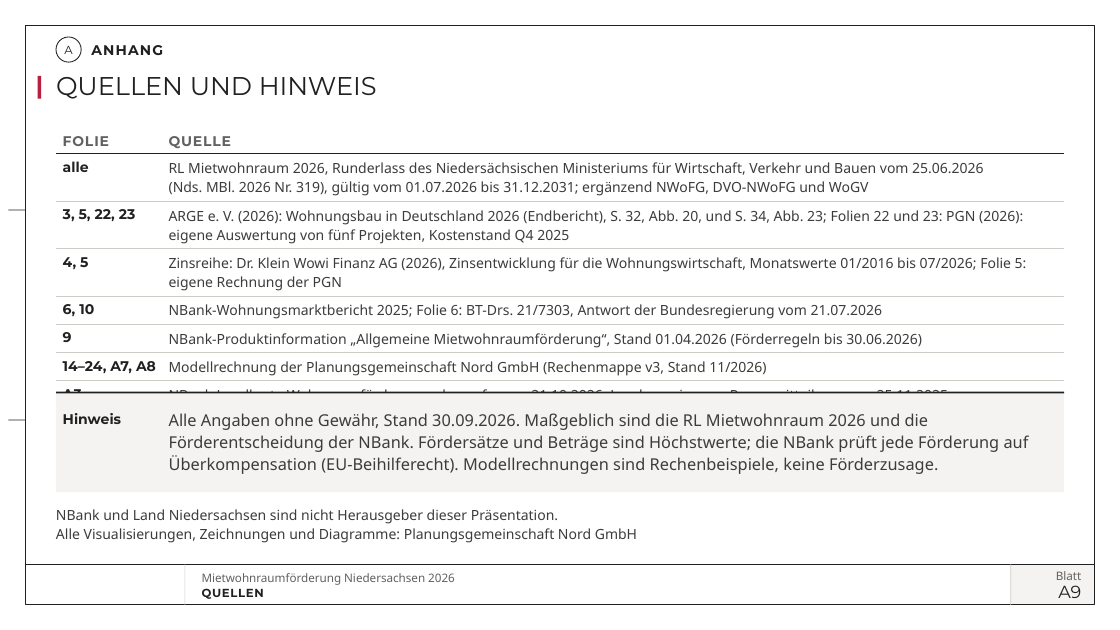
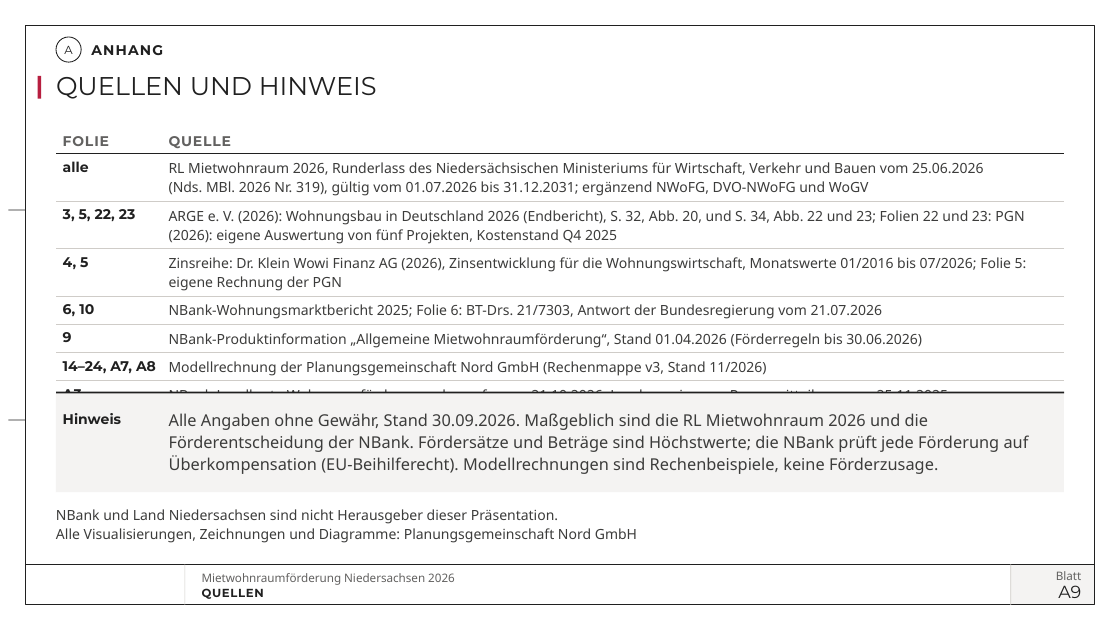
Before and after one commit to vgedaschko/NBank, a slide deck: slide 38 of praesentation/dist/PGN-Mietwohnraumfoerderung-Niedersachsen-2026-Vortrag.pptx. Drawn at 1120x630 pixels with LibreOffice and Linux fonts; fonts in the diff are those of the drawing; background and template pictures are left out. Boxes give left, top, right and bottom in pixels: in the first picture for what was removed or moved away, otherwise in the second. Text is boxed around its words. In the diff, an @@ line names an element or a change of style, - is before the commit and + after.

```diff
--- a/praesentation/dist/PGN-Mietwohnraumfoerderung-Niedersachsen-2026-Vortrag.pptx
+++ b/praesentation/dist/PGN-Mietwohnraumfoerderung-Niedersachsen-2026-Vortrag.pptx
@@ table at box(56, 126, 1065, 398) @@
-row 3, column 2: ARGE e. V. (2026): Wohnungsbau in Deutschland 2026 (Endbericht), S. 32, Abb. 20, und S. 34, Abb. 23; Folien 22 und 23: PGN (2026): eigene Auswertung von fünf Projekten, Kostenstand Q4 2025
+row 3, column 2: ARGE e. V. (2026): Wohnungsbau in Deutschland 2026 (Endbericht), S. 32, Abb. 20, und S. 34, Abb. 22 und 23; Folien 22 und 23: PGN (2026): eigene Auswertung von fünf Projekten, Kostenstand Q4 2025
```
Also in this commit, not shown: 1 other slide changed, 11 other files.
